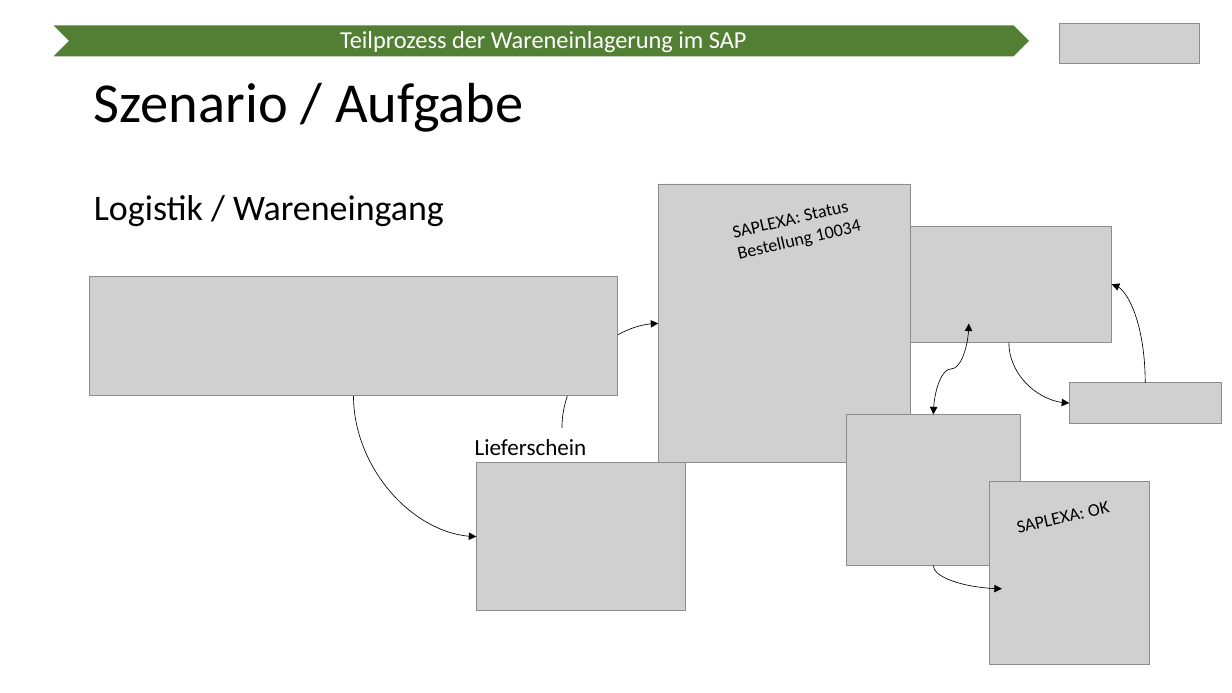
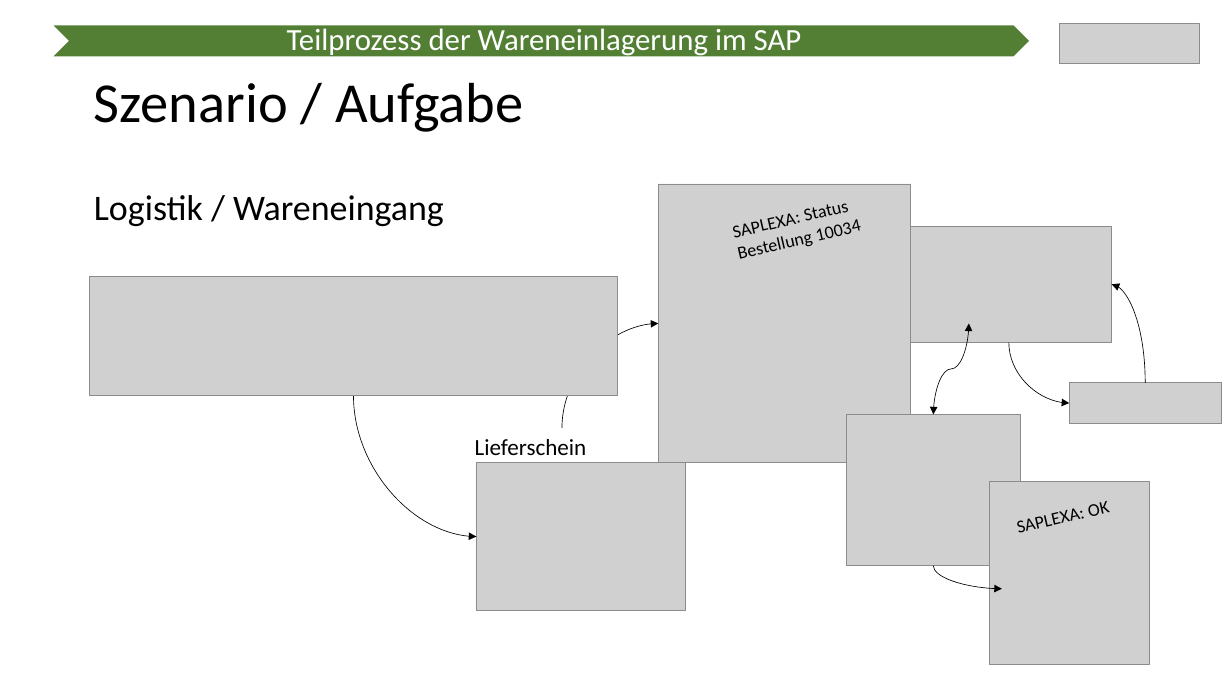
Before and after one commit to Ratoh/SAPLEXA, a slide deck: slide 4 of CavallaroAngelo/Präsentation Wahlmodulvorstellung/SAPlexa Präsentation.pptx (slide 3 before the commit). Drawn at 1232x693 pixels with LibreOffice and Linux fonts; fonts in the diff are those of the drawing; grey boxes stand for pictures. Boxes give left, top, right and bottom in pixels: in the first picture for what was removed or moved away, otherwise in the second. Text is boxed around its words. In the diff, an @@ line names an element or a change of style, - is before the commit and + after.

```diff
--- a/CavallaroAngelo/Präsentation Wahlmodulvorstellung/SAPlexa Präsentation.pptx
+++ b/CavallaroAngelo/Präsentation Wahlmodulvorstellung/SAPlexa Präsentation.pptx
@@ text "Teilprozess der Wareneinlagerung im SAP" at [287, 25, 802, 59]: size 19 to 24 pt; more space between paragraphs @@
```
Also in this commit, not shown: 6 other slides changed, 3 slides added.
